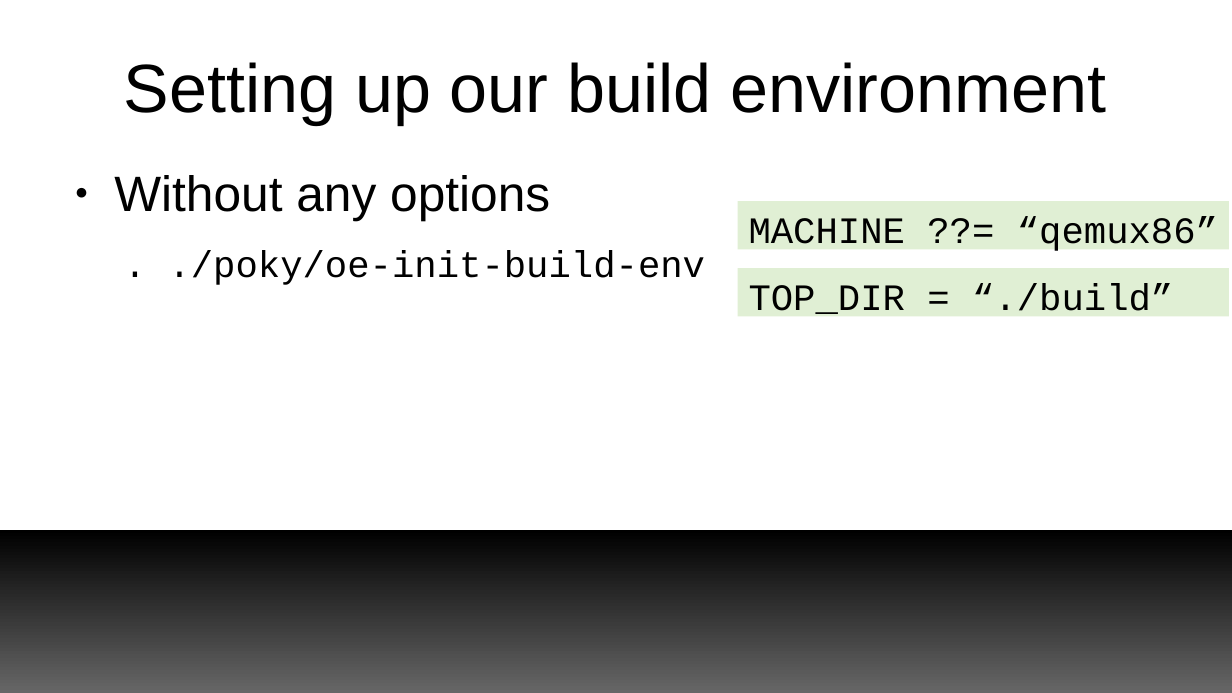
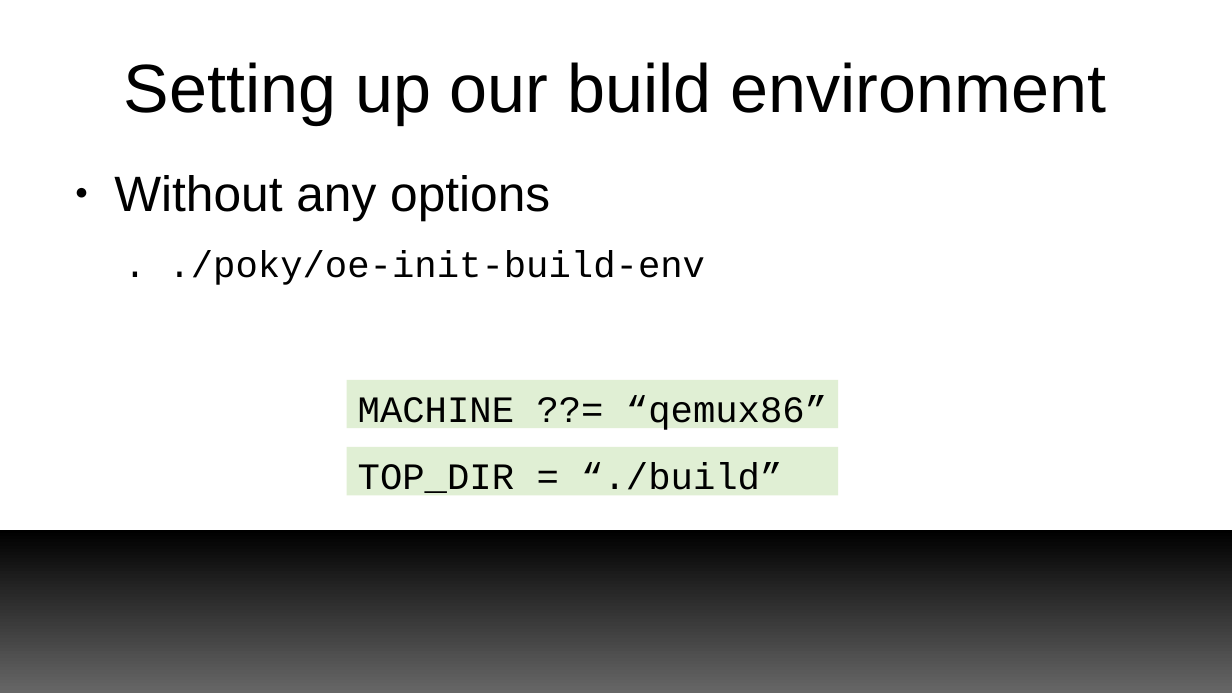
Before and after one commit to e-ale/Slides, a slide deck: slide 10 of yocto-images/src/build-images-with-yocto-project.odp. Drawn at 1232x693 pixels with LibreOffice and Linux fonts; fonts in the diff are those of the drawing; background and template pictures are left out. Boxes give left, top, right and bottom in pixels: in the first picture for what was removed or moved away, otherwise in the second. Text is boxed around its words. In the diff, an @@ line names an element or a change of style, - is before the commit and + after.

```diff
--- a/yocto-images/src/build-images-with-yocto-project.odp
+++ b/yocto-images/src/build-images-with-yocto-project.odp
@@ rectangle "MACHINE ??= “qemux86”": place and size @@
-rectangle "MACHINE ??= “qemux86”" at box(738, 201, 1230, 249)
+rectangle "MACHINE ??= “qemux86”" at box(347, 380, 838, 428)
@@ rectangle "TOP_DIR = “./build”": place and size @@
-rectangle "TOP_DIR = “./build”" at box(738, 268, 1230, 316)
+rectangle "TOP_DIR = “./build”" at box(347, 447, 838, 495)
```
Also in this commit, not shown: 2 other slides changed, 26 slides added, 1 slide removed, 1 other file.
